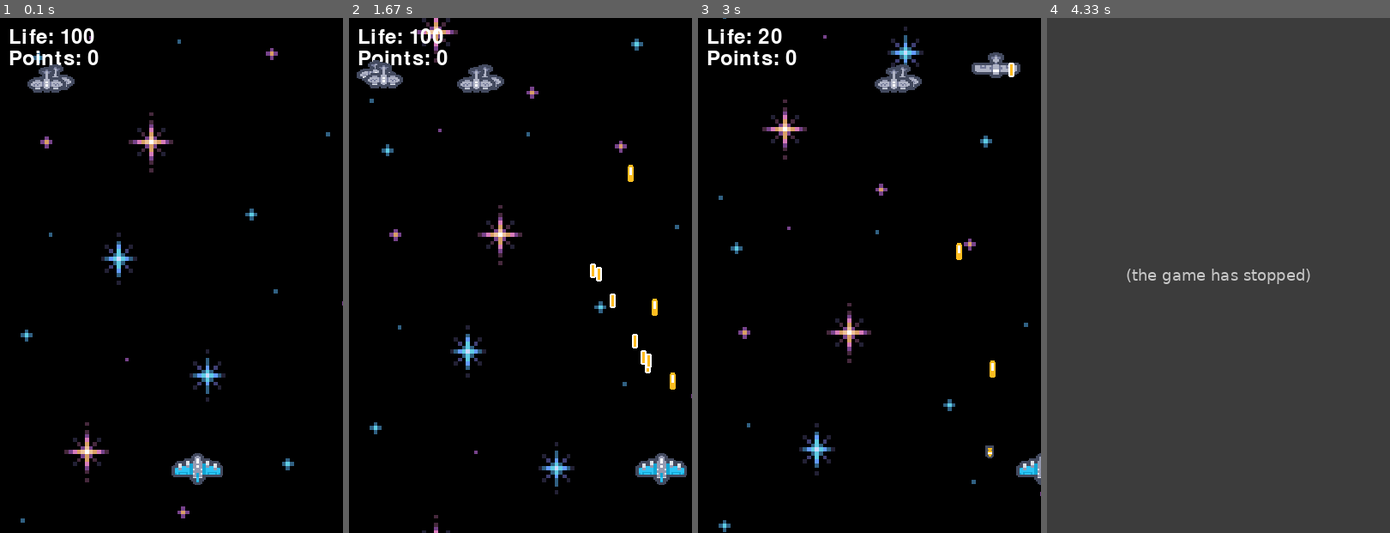
Above: before the commit, frames 1-4 (left to right).
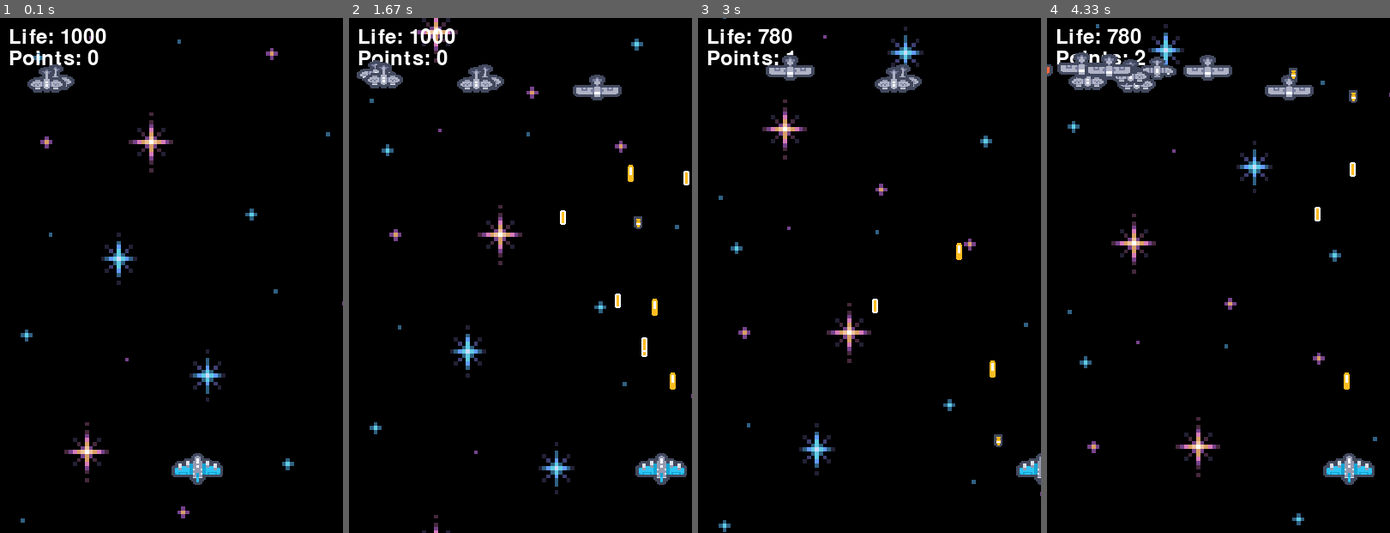
Above: after the commit, the same moments.

Repository: Luisero/air_plane_pygame_example
Game: pygame game, started from main.py
Same seed, same stepped clock (60 frames per second), same inputs: the game is played once before the commit and once after it.
Inputs:
- Up to frame 1 (0.1 s): no input
- Up to frame 2 (1.67 s): hold D 0.33-0.8 s; hold D 0.83-1.3 s; tap Space at 0.9, 1.2, 1.4 s; hold A from 1.33 s (still down)
- Up to frame 3 (3 s): tap Space at 1.7, 2.4, 2.7 s; release A at 1.87 s; hold D 2.33-2.97 s
- Up to frame 4 (4.33 s): hold A 3-3.47 s; tap Space at 3.07, 3.37, 4.07 s; hold D from 4 s (still down)

The runs differ from the first frame. In frame 1, less than 0.1% of the frame differs, in the area x 27-31%, y 2-5%; in frame 2, 1.0%; in frame 3, 1.2%; in frame 4, 100%, in the area x 0-100%, y 0-100%.
Before the commit the program exited at 3.88 s; later frames show no game.

Commit message:
FIX: Enemie firing infinitly

Diff:
--- a/Entities/Bullet.py
+++ b/Entities/Bullet.py
@@ -14,6 +14,7 @@
         self.acceleration_y = acceleration_y
         self.sprite_path = sprite_path
         self.is_bomb = is_bomb
+
         if self.is_bomb:
             self.velocity_x = velocity_x *.2
             self.sound_path = 'Assets/Sound/bomb1.mp3'
@@ -49,7 +50,7 @@
             for enemie in game.enemies:
                 for bullet in enemie.bullets:
                     if bullet == self:
-                        enemie.bullets.remove(self)
+                            enemie.bullets.remove(self)
 
     def update_position(self):
 
--- a/Entities/Enemies/Enemy.py
+++ b/Entities/Enemies/Enemy.py
@@ -14,12 +14,18 @@
         self.sprite_list = sprite_list
         self.bullet_sprite = bullet_sprite
         self.acceleration_increaser = acceleration_increaser
-        self.temporary_acceleration_increaser = self.acceleration_increaser * 10
+
         self.max_velocity = max_velocity
         self.can_turn = True
-        self.can_fire = True
+        self.can_fire = False
         self.has_exploded = False
         self.bullets = []
+
+        self.max_fires= 2
+        self.min_fires = 1
+        if 'enemy3' in self.sprite_list[0]:
+            max_fires = 5
+            min_fires = 3
 
 
         self.velocity = {
@@ -57,29 +63,31 @@
 
             #print(f'Can turn: {self.can_turn} Left: {self.is_going_left} Right: {self.is_going_right}')
 
-
         if self.is_going_left:
             self.move_left()
         elif self.is_going_right:
             self.move_right()
 
+    def check_can_fire(self):
+        interval = random.randint(60,100)
+        if self.context.player.position_dic['x'] - interval <= self.position_dic['x'] <= self.context.player.position_dic['x'] + interval:
+            if len(self.bullets)== self.max_fires:
+                self.can_fire = False
+            else:
+                self.can_fire = True
+        else:
+            if len(self.bullets) == self.max_fires:
+                self.bullets = []
+            self.can_fire = False
+
     def check_fire(self):
-        interval = random.randint(60,100)
-        decide_fire = [True, False, False]
-
-        max_fires= 2
-        min_fires = 1
-        if 'enemy3' in self.sprite_list[0]:
-            max_fires = 5
-            min_fires = 3
-        if self.can_fire and len(self.bullets) <random.randint(min_fires,max_fires):
-            if self.context.player.position_dic['x'] - interval <= self.position_dic['x'] <= self.context.player.position_dic['x'] + interval:
-                if random.choice(decide_fire):
-                    self.shoot()
-
-
-        if not self.context.player.position_dic['x'] - interval <= self.position_dic['x'] <= self.context.player.position_dic['x'] + interval:
-            self.can_fire = True
+        decide_fire = [True, False, False, False]
+
+
+        if self.can_fire:
+            if random.choice(decide_fire):
+                self.shoot()
+
     def shoot(self):
         is_bomb = [True, False, False, False]
         if 'enemy2' in self.sprite_list[0]:
@@ -97,8 +105,8 @@
             acceleration_y = .2
             velocity_y = -1
             sprite_path = 'Assets/bomb1.png'
-
-        self.bullets.append(Bullet(self.position_dic['x'] + self.enemy_size[1] / 2,\
+        self.bullets.append(1)
+        self.context.bullets.append(Bullet(self.position_dic['x'] + self.enemy_size[1] / 2,\
                                    self.position_dic['y'], acceleration_y, velocity_y, self.velocity['x'],sprite_path, is_bomb=is_bomb))
 
     def update(self):
@@ -107,16 +115,19 @@
         self.velocity['x'] += self.acceleration['x']
         self.position_dic['x'] += self.velocity['x']
         self.check_movement()
+
+        #self.remove_bullet()
+        self.check_can_fire()
         self.check_fire()
-        self.draw_bullets()
-        self.remove_bullet()
 
 
     def is_in_danger(self):
         for bullet in self.context.player.bullets:
             distance = math.sqrt((self.position_dic['x']- bullet.position_x)**2 + (self.position_dic['y'] - bullet.position_y)**2)
             print(distance)
-            if bullet.position_x - self.enemy_size[0] < self.position_dic['x'] < bullet.position_x + self.enemy_size[0]/2 and distance < 70:
+            if bullet.position_x - self.enemy_size[0] <= self.position_dic['x'] <= bullet.position_x + self.enemy_size[0] and distance < 70:
+                print('Danger')
+
                 return True
 
         return False
@@ -140,19 +151,14 @@
             return 'Right'
     def move_left(self):
         if self.velocity['x'] > - self.max_velocity['x']:
-            if self.is_in_danger():
-                self.acceleration['x'] = -self.temporary_acceleration_increaser
-            else:
-                self.acceleration['x'] = -self.acceleration_increaser
+            self.acceleration['x'] = -self.acceleration_increaser
             self.velocity['x'] += self.acceleration['x']
 
 
     def move_right(self):
         if self.velocity['x'] < self.max_velocity['x']:
-            if self.is_in_danger():
-                self.acceleration['x'] = self.temporary_acceleration_increaser
-            else:
-                self.acceleration['x'] = self.acceleration_increaser
+
+            self.acceleration['x'] = self.acceleration_increaser
             self.velocity['x'] += self.acceleration['x']
 
     def stop_enemy(self):
@@ -175,19 +181,19 @@
             offset = (bullet.position_x - self.position_dic['x'], bullet.position_y - self.position_dic['y'])
             overlap = self.mask_collider.overlap(bullet.get_mask_collider(), offset)
             if overlap:
-
+                Bullet.damage = 120
                 self.life -= Bullet.damage
                 sound = pg.mixer.Sound('Assets/Sound/damage.mp3')
                 sound.play()
                 if self.life <=0:
+
                     bullet.remove(self.context, enemie_bullet=False)
                     if not self.has_exploded:
 
-                        print(self.has_exploded)
-                        #sleep(1)
+
+
                         self.has_exploded = True
-                    self.remove()
-
+                        self.remove()
 
 
     def remove_bullet(self):
--- a/Entities/player.py
+++ b/Entities/player.py
@@ -8,7 +8,7 @@
         self.player_size = player_size
         self.context = context
         self.position_dic = position_dic
-        self.life = 100
+        self.life = 1000
         self.bullets = []
         self.player_ammo = 3
 
@@ -82,7 +82,7 @@
         self.draw()
         self.remove_bullet()
         self.draw_bullets()
-        self.detect_collison()
+
 
     def shoot(self):
         if self.player_ammo >0:
@@ -101,22 +101,24 @@
             bullet.update_position()
 
     def detect_collison(self):
-        for enemie in self.context.enemies:
-            for bullet in enemie.bullets:
-                offset = (bullet.position_x - self.position_dic['x'], bullet.position_y - self.position_dic['y'])
 
-                overlap = self.mask_collider.overlap(bullet.get_mask_collider(), offset)
-                if overlap:
-                    Bullet.damage = 10
-                    if bullet.is_bomb:
-                        Bullet.damage = 20
-                    self.life -= Bullet.damage
-                    bullet.remove(self.context, enemie_bullet=True)
-                    sound = pg.mixer.Sound('Assets/Sound/damage.mp3')
-                    sound.play()
 
-                    if self.life <=0:
-                        self.context.game_over()
+
+        for bullet in self.context.bullets:
+            offset = (bullet.position_x - self.position_dic['x'], bullet.position_y - self.position_dic['y'])
+
+            overlap = self.mask_collider.overlap(bullet.get_mask_collider(), offset)
+            if overlap:
+                Bullet.damage = 10
+                if bullet.is_bomb:
+                    Bullet.damage = 20
+                self.life -= Bullet.damage
+                bullet.remove(self.context, enemie_bullet=True)
+                sound = pg.mixer.Sound('Assets/Sound/damage.mp3')
+                sound.play()
+
+                if self.life <=0:
+                    self.context.game_over()
 
     def is_in_corners(self):
 
--- a/main.py
+++ b/main.py
@@ -42,6 +42,11 @@
         self.enemies = [
 
         ]
+
+        self.bullets = [
+
+        ]
+
         self.add_enemy()
         self.add_enemy()
 
@@ -108,6 +113,19 @@
             enemy.draw()
             enemy.detect_collison()
 
+    def draw_bullets(self):
+        for bullet in self.bullets:
+            bullet.draw(self)
+            bullet.update_position()
+
+    def remove_bullets(self):
+        for bullet in self.bullets:
+            if bullet.position_x <0 or bullet.position_x > self.WINDOW_WIDTH or bullet.position_y > self.WINDOW_HEIGHT*1.1:
+
+                self.bullets.remove(bullet)
+
+
+
     def update_enemies(self):
         for enemy in self.enemies:
             enemy.update()
@@ -136,6 +154,9 @@
             self.player.update()
             self.reload_player_ammo()
             self.draw_enemies()
+            self.remove_bullets()
+            self.draw_bullets()
+            self.player.detect_collison()
             self.update_enemies()
             terminal.clear_terminal()
             '''print(f'Acceleration: {self.player.acceleration["x"]}')
@@ -143,11 +164,12 @@
             print(f'\tAcceleration: {self.enemies[0].acceleration["x"]}')
             print(f'\tVelocity: {self.enemies[0].acceleration["x"]}')'''
 
-            if (self.time % 1000) == 0:
+            if (self.time % 500) == 0:
                 self.add_enemy()
 
             #print(self.enemies[0].position_dic['x'])
             print(self.player.life)
+            print(self.bullets)
             self.time = pg.time.get_ticks()
             #sleep(.1)
 
